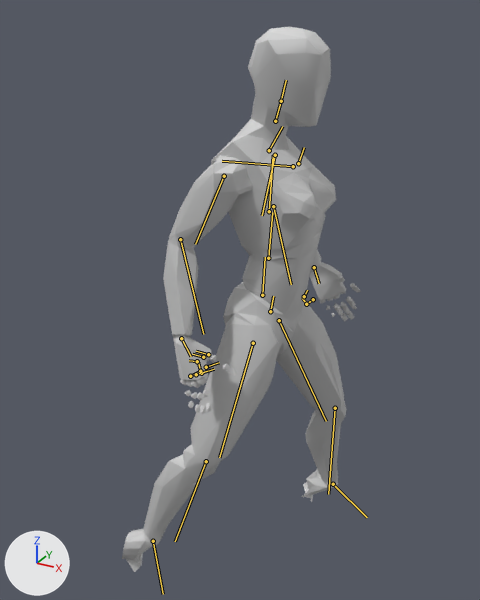
One commit to the glTF model assets/models/personaje/base/cuerpo_mujer.glb: the scene before it, then after it.
One viewpoint serves both versions: a 50 mm camera at (0.71, -1.463, 1.628) aimed at (-0.118, 0.042, 0.876). Arrows for +X, +Y and +Z are at lower left; the lights stay in place. The older version comes first. Both versions are drawn at frame 0 of the action 'bloquear'; the numbers are the values there. The bones that change, and the others that lie on the model, are drawn over the model as lines.

The first picture shows 'cuerpo'.
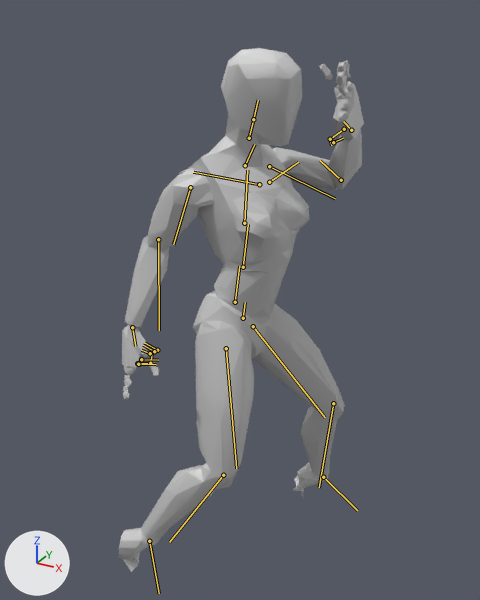
The edits, one by one:
Bone 'pelvis' (bone_pelvis) moves from (0.018, 0.008, 0.083) to (0.0, -0.043, 0.007).
Bone 'pelvis' (bone_pelvis) turns from (1, 0, 0) to (0, 0, 0) degrees about its own x, y and z.
Bone 'spine_01' (bone_spine_01) turns from (0, 0, 0) to (6, 0, -1) degrees about its own x, y and z.
Bone 'spine_02' (bone_spine_02) turns from (0, 0, 0) to (0, -5, 2) degrees about its own x, y and z.
Bone 'spine_03' (bone_spine_03) turns from (0, 0, 0) to (-1, -14, 3) degrees about its own x, y and z.
Bone 'neck_01' (bone_neck_01) turns from (0, 0, 0) to (0, 9, -3) degrees about its own x, y and z.
Bone 'head' (bone_head) turns from (9, 11, 1) to (9, 20, -2) degrees about its own x, y and z.
Bone 'upperarm_l' (bone_upperarm_l) turns from (-15, -22, 12) to (24, 7, 81) degrees about its own x, y and z.
Bone 'lowerarm_l' (bone_lowerarm_l) turns from (38, -2, 9) to (122, -26, -21) degrees about its own x, y and z.
Bone 'upperarm_r' (bone_upperarm_r) turns from (-28, 10, -14) to (-28, 12, -13) degrees about its own x, y and z.
Bone 'lowerarm_r' (bone_lowerarm_r) turns from (49, 2, -7) to (49, 15, -6) degrees about its own x, y and z.
Bone 'thigh_l' (bone_thigh_l) turns from (-22, -1, -22) to (-35, -1, -28) degrees about its own x, y and z.
Bone 'calf_l' (bone_calf_l) turns from (24, -2, 2) to (43, -5, 3) degrees about its own x, y and z.
Bone 'foot_l' (bone_foot_l) turns from (117, -12, -8) to (113, -13, -7) degrees about its own x, y and z.
Bone 'thigh_r' (bone_thigh_r) turns from (5, 0, 24) to (-11, -3, 15) degrees about its own x, y and z.
Bone 'calf_r' (bone_calf_r) turns from (19, 1, 0) to (30, -6, 27) degrees about its own x, y and z.
Bone 'foot_r' (bone_foot_r) turns from (84, -35, -34) to (72, -32, -23) degrees about its own x, y and z.

Location of each change, (x1, y1, x2, y2) in pixels of the pictures (480 x 600 px):
'cuerpo', posed
    before: (122, 27, 361, 572)
    after: (119, 48, 364, 572)
bone 'pelvis', root to tip
    before: (270, 311) to (273, 296)
    after: (243, 318) to (245, 302)
bone 'spine_01', root to tip
    before: (262, 295) to (265, 257)
    after: (235, 302) to (239, 266)
bone 'spine_02', root to tip
    before: (268, 258) to (272, 212)
    after: (243, 267) to (248, 224)
bone 'spine_03', root to tip
    before: (269, 211) to (273, 155)
    after: (244, 223) to (247, 170)
bone 'neck_01', root to tip
    before: (269, 150) to (282, 126)
    after: (245, 165) to (254, 144)
bone 'head', root to tip
    before: (275, 121) to (281, 101)
    after: (249, 138) to (253, 119)
bone 'upperarm_l', root to tip
    before: (275, 155) to (262, 215)
    after: (269, 166) to (335, 198)
bone 'lowerarm_l', root to tip
    before: (273, 206) to (291, 284)
    after: (341, 180) to (320, 160)
bone 'upperarm_r', root to tip
    before: (224, 176) to (195, 244)
    after: (190, 187) to (173, 244)
bone 'lowerarm_r', root to tip
    before: (180, 239) to (203, 334)
    after: (158, 239) to (159, 330)
bone 'thigh_l', root to tip
    before: (279, 320) to (326, 421)
    after: (253, 326) to (325, 417)
bone 'calf_l', root to tip
    before: (335, 408) to (328, 494)
    after: (333, 403) to (319, 487)
bone 'foot_l', root to tip
    before: (333, 484) to (367, 517)
    after: (323, 477) to (357, 510)
bone 'thigh_r', root to tip
    before: (253, 343) to (219, 457)
    after: (226, 348) to (236, 468)
bone 'calf_r', root to tip
    before: (206, 461) to (175, 541)
    after: (223, 475) to (169, 542)
bone 'foot_r', root to tip
    before: (153, 541) to (163, 594)
    after: (149, 541) to (159, 593)
